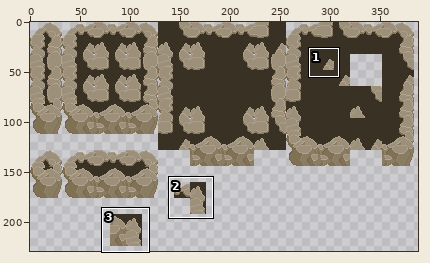
Edited in one commit: pixel-art file (assets/environment/walls perspective TileMap.aseprite). The first picture is a wide view before the edit; the outline marks the close-up.
Close-up. Before:
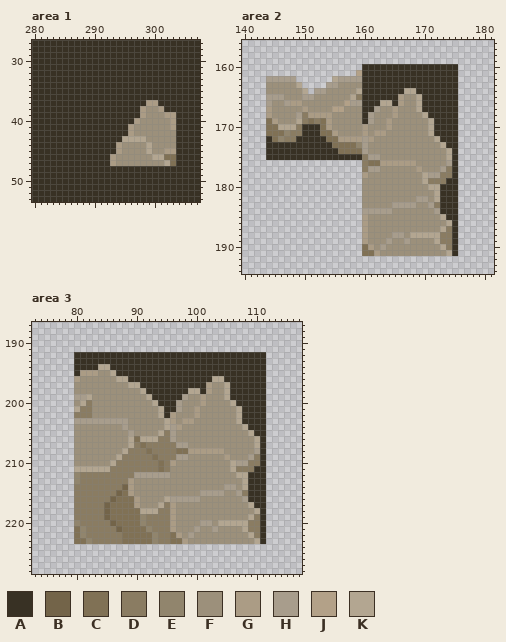
512x256 pixels, 1 frame. Colours within 5 levels of each other are drawn and written as one. Shown: area 1: x 280..307, y 27..53; area 2: x 140..181, y 156..194; area 3: x 73..117, y 187..228. The wide view leaves out empty margins.
Palette (. is transparent): A #383124  B #736449  C #807155  D #8a7c62  E #91856d  F #9c907b  G #ab9c85  H #a89d8c  J #b3a188  K #b3a691
Pixels before, area 1, first column x 280:
27 AAAAAAAAAAAAAAAAAAAAAAAAAAAA
28 AAAAAAAAAAAAAAAAAAAAAAAAAAAA
29 AAAAAAAAAAAAAAAAAAAAAAAAAAAA
30 AAAAAAAAAAAAAAAAAAAAAAAAAAAA
31 AAAAAAAAAAAAAAAAAAAAAAAAAAAA
32 AAAAAAAAAAAAAAAAAAAAAAAAAAAA
33 AAAAAAAAAAAAAAAAAAAAAAAAAAAA
34 AAAAAAAAAAAAAAAAAAAAAAAAAAAA
35 AAAAAAAAAAAAAAAAAAAAAAAAAAAA
36 AAAAAAAAAAAAAAAAAAAAAAAAAAAA
37 AAAAAAAAAAAAAAAAAAAGGAAAAAAA
38 AAAAAAAAAAAAAAAAAAGFFGAAAAAA
39 AAAAAAAAAAAAAAAAAAGFFFGGAAAA
40 AAAAAAAAAAAAAAAAAGFFFFFGAAAA
41 AAAAAAAAAAAAAAAAGFFFFFFGAAAA
42 AAAAAAAAAAAAAAAAGFFFFFFFAAAA
43 AAAAAAAAAAAAAAAKKKKFFFFFAAAA
44 AAAAAAAAAAAAAAGFFFFKFFFFAAAA
45 AAAAAAAAAAAAAAGFFFFKFFGGAAAA
46 AAAAAAAAAAAAAGFFFFFFKKCCAAAA
47 AAAAAAAAAAAAAGFFFFFFFFKCAAAA
48 AAAAAAAAAAAAAAAAAAAAAAAAAAAA
49 AAAAAAAAAAAAAAAAAAAAAAAAAAAA
50 AAAAAAAAAAAAAAAAAAAAAAAAAAAA
51 AAAAAAAAAAAAAAAAAAAAAAAAAAAA
52 AAAAAAAAAAAAAAAAAAAAAAAAAAAA
53 AAAAAAAAAAAAAAAAAAAAAAAAAAAA
Pixels before, area 2, first column x 144:
160 ................AAAAAAAAAAAAAAAA
161 ...............JAAAAAAAAAAAAAAAA
162 HHHHH......KHHHHAAAAAAAAAAAAAAAA
163 FFFFFK....HHFFFFAAAAAAAAAAAAAAAA
164 FFFFFFK.HHFFFFFKAAAAAAAKKAAAAAAA
165 HHHFFFHHFFFFFFKDAAAAAAGFFKAAAAAA
166 HFFHGGFFFFFFFJHHAAAKKAGFFKAAAAAA
167 GFFFFFGFFFFJJFFFAAHFFGFFFKAAAAAA
168 GFFFFHDGGGGFFFFFAHFFFGFFFFKAAAAA
169 CGFFFKDCDCGFFFFFAHFFGFFFFFFKAAAA
170 CCKKKDAAACGFFFFFGFFFGFFFFFFKAAAA
171 CCCEDDAAACCGFFFFGFGGFFFFFFFKAAAA
172 ACEDDAAAAACCGGGGHGFFFFFFFFFFKAAA
173 AAAAAAAAAAACCCCEHFFFFFFFFFFFFKAA
174 AAAAAAAAAAAACCCCHFFFFFFFFFFFFFKA
175 AAAAAAAAAAAAAAAADHHFFFFFFFFFFFKA
176 ................DCCGGGGGGFFFFFHA
177 ................DHHFFFFFFGFFFHDA
178 ................GFFFFFFFFFKHHDDA
179 ................FFFFFFFFFFKDDDAA
180 ................FFFFFFFFFFFKKAAA
181 ................FFFFFFFFFFFFKAAA
182 ................FFFFFFFFFHHFKAAA
183 ................FFFFFHHHHFFHDAAA
184 ................HHHHHFFFFFFFHAAA
185 ................GFFFFFFFFFFFFKAA
186 ................GFFFFFFFFFFFFFKA
187 ................GFFFFFFFFFFFFKDA
188 ................GFFFFHHFKKKKKDDA
189 ................GFFFHFFHFFFFKDDA
190 ................CGFHFFFFFFFFFKDA
191 ................CCGFFFFFFFFFFFKA
Pixels before, area 3, first column x 80:
192 AAAAAAAAAAAAAAAAAAAAAAAAAAAAAAAA
193 AAAAAAAAAAAAAAAAAAAAAAAAAAAAAAAA
194 AAAAKKAAAAAAAAAAAAAAAAAAAAAAAAAA
195 AGGGFFKAAAAAAAAAAAAAAAAAAAAAAAAA
196 GFFFFFFKKAAAAAAAAAAAAAAKKAAAAAAA
197 FFFFFFFFFKKAAAAAAAAAAAGFFKAAAAAA
198 FFFFFFFFFFFKAAAAAAAKKAGFFKAAAAAA
199 HHKFFFFFFFFFKAAAAAHFFGFFFKAAAAAA
200 FKDFFFFFFFFFFKAAAHFFFGFFFFKAAAAA
201 KDDFFFFFFFFFFFKAAHFFGFFFFFFKAAAA
202 DDDFFFFFFFFFFFKAGFFFGFFFFFFKAAAA
203 HHHHHHHHHFFFFFFKGFGGFFFFFFFKAAAA
204 FFFFFFFFHFFFFFFKHGFFFFFFFFFFKAAA
205 FFFFFFFFFHFFFFKDHFFFFFFFFFFFFKAA
206 FFFFFFFFFKCKKKDDHFFFFFFFFFFFFFKA
207 FFFFFFFFFKDCDDDDDHHFFFFFFFFFFFKA
208 FFFFFFFFKDDDCDDDDCCGGGGGGFFFFFHA
209 FFFFFFFKDDDDDCDDDHHFFFFFFGFFFHDA
210 FFFFFFKDDDDDDDCDGFFFFFFFFFKHHDDA
211 KKKKKKDDDDDDDDCDFFFFFFFFFFKDDDAA
212 EDDDDDDDDDHHHHHHFFFFFFFFFFFKKAAA
213 EDDDDDDDDGFFFFFFFFFFFFFFFFFFKAAA
214 DDDDDDDDBGFFFFFFFFFFFFFFFHHFKAAA
215 DDDDDDDBCGFFFFFFFFFFFHHHHFFHDAAA
216 DDDDDDBCCCGFFFFKHHHHHFFFFFFFHAAA
217 DDDDDBCCCCGFFFKDGFFFFFFFFFFFFKAA
218 DDDDDBCCCCCKKKDDGFFFFFFFFFFFFFKA
219 DDDDDBCCCCCEDDDDGFFFFFFFFFFFFKDA
220 EDDDDDBCCCCEDDDDGFFFFHHFKKKKKDDA
221 CEDDDDDBCCCCEDDDGFFFHFFHFFFFKDDA
222 CEDDDDDDCCCCCEDDCGFHFFFFFFFFFKDA
223 CCEDDDDDCCCCCEDDCCGFFFFFFFFFFFKA
Once edited:
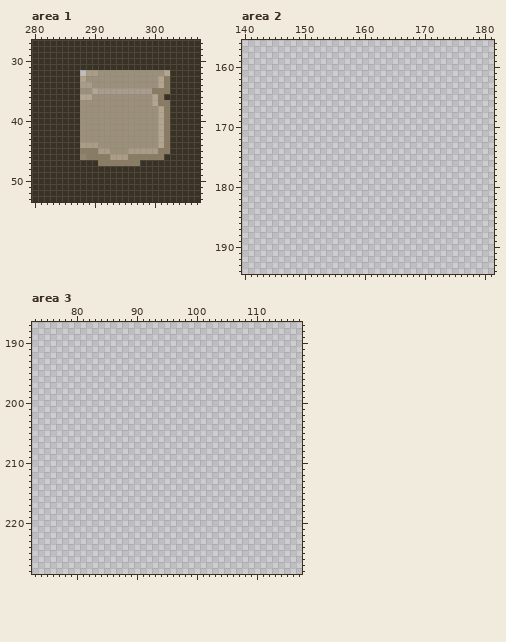
Diff:
Area 1:
y 32: x 288..302 AAAAAAAAAAAAAAA -> .GGFFFFFFFFFFFK
y 33: x 288..302 AAAAAAAAAAAAAAA -> JFFFFFFFFFFFFKD
y 34: x 288..302 AAAAAAAAAAAAAAA -> HHFFFFFFFFFFFKD
y 35: x 288..302 AAAAAAAAAAAAAAA -> FFKHHHHHHHHHDDD
y 36: x 288..301 AAAAAAAAAAAAAA -> KKFFFFFFFFFFKD
y 37: x 288..302 AAAAAAAAAAAGGAA -> FFFFFFFFFFFFKDD
y 38: x 288..298 AAAAAAAAAAG -> FFFFFFFFFFF; x 301..302 GA -> KD
y 39: x 288..298 AAAAAAAAAAG -> FFFFFFFFFFF; x 301..303 FGG -> KDA
y 40: x 288..297 AAAAAAAAAG -> FFFFFFFFFF; x 301..303 FFG -> KDA
y 41: x 288..296 AAAAAAAAG -> FFFFFFFFF; x 301..303 FFG -> KDA
y 42: x 288..296 AAAAAAAAG -> FFFFFFFFF; x 301..303 FFF -> KDA
y 43: x 288..298 AAAAAAAKKKK -> FFFFFFFFFFF; x 301..303 FFF -> KDA
y 44: x 288..294 AAAAAAG -> GGGFFFF; x 299 K -> F; x 301..303 FFF -> KDA
y 45: x 288..294 AAAAAAG -> DDDGGFF; x 296..303 FFFKFFGG -> GGGGGDDA
y 46: x 288..292 AAAAA -> EDDDD; x 294..303 FFFFFFKKCC -> GGDDDDDDAA
y 47: x 291..303 AAGFFFFFFFFKC -> DDDDDDDAAAAAA
Area 2:
y 160: x 160..175 AAAAAAAAAAAAAAAA -> ................
y 161: x 159..175 JAAAAAAAAAAAAAAAA -> .................
y 162: x 144..148 HHHHH -> .....; x 155..175 KHHHHAAAAAAAAAAAAAAAA -> .....................
y 163: x 144..149 FFFFFK -> ......; x 154..175 HHFFFFAAAAAAAAAAAAAAAA -> ......................
y 164: x 144..150 FFFFFFK -> .......; x 152..175 HHFFFFFKAAAAAAAKKAAAAAAA -> ........................
y 165: x 144..175 HHHFFFHHFFFFFFKDAAAAAAGFFKAAAAAA -> ................................
y 166: x 144..175 HFFHGGFFFFFFFJHHAAAKKAGFFKAAAAAA -> ................................
y 167: x 144..175 GFFFFFGFFFFJJFFFAAHFFGFFFKAAAAAA -> ................................
y 168: x 144..175 GFFFFHDGGGGFFFFFAHFFFGFFFFKAAAAA -> ................................
y 169: x 144..175 CGFFFKDCDCGFFFFFAHFFGFFFFFFKAAAA -> ................................
y 170: x 144..175 CCKKKDAAACGFFFFFGFFFGFFFFFFKAAAA -> ................................
y 171: x 144..175 CCCEDDAAACCGFFFFGFGGFFFFFFFKAAAA -> ................................
y 172: x 144..175 ACEDDAAAAACCGGGGHGFFFFFFFFFFKAAA -> ................................
y 173: x 144..175 AAAAAAAAAAACCCCEHFFFFFFFFFFFFKAA -> ................................
y 174: x 144..175 AAAAAAAAAAAACCCCHFFFFFFFFFFFFFKA -> ................................
y 175: x 144..175 AAAAAAAAAAAAAAAADHHFFFFFFFFFFFKA -> ................................
y 176: x 160..175 DCCGGGGGGFFFFFHA -> ................
y 177: x 160..175 DHHFFFFFFGFFFHDA -> ................
y 178: x 160..175 GFFFFFFFFFKHHDDA -> ................
y 179: x 160..175 FFFFFFFFFFKDDDAA -> ................
y 180: x 160..175 FFFFFFFFFFFKKAAA -> ................
y 181: x 160..175 FFFFFFFFFFFFKAAA -> ................
y 182: x 160..175 FFFFFFFFFHHFKAAA -> ................
y 183: x 160..175 FFFFFHHHHFFHDAAA -> ................
y 184: x 160..175 HHHHHFFFFFFFHAAA -> ................
y 185: x 160..175 GFFFFFFFFFFFFKAA -> ................
y 186: x 160..175 GFFFFFFFFFFFFFKA -> ................
y 187: x 160..175 GFFFFFFFFFFFFKDA -> ................
y 188: x 160..175 GFFFFHHFKKKKKDDA -> ................
y 189: x 160..175 GFFFHFFHFFFFKDDA -> ................
y 190: x 160..175 CGFHFFFFFFFFFKDA -> ................
y 191: x 160..175 CCGFFFFFFFFFFFKA -> ................
Area 3:
y 192..193: x 80..111 AAAAAAAAAAAAAAAAAAAAAAAAAAAAAAAA -> ................................
y 194: x 80..111 AAAAKKAAAAAAAAAAAAAAAAAAAAAAAAAA -> ................................
y 195: x 80..111 AGGGFFKAAAAAAAAAAAAAAAAAAAAAAAAA -> ................................
y 196: x 80..111 GFFFFFFKKAAAAAAAAAAAAAAKKAAAAAAA -> ................................
y 197: x 80..111 FFFFFFFFFKKAAAAAAAAAAAGFFKAAAAAA -> ................................
y 198: x 80..111 FFFFFFFFFFFKAAAAAAAKKAGFFKAAAAAA -> ................................
y 199: x 80..111 HHKFFFFFFFFFKAAAAAHFFGFFFKAAAAAA -> ................................
y 200: x 80..111 FKDFFFFFFFFFFKAAAHFFFGFFFFKAAAAA -> ................................
y 201: x 80..111 KDDFFFFFFFFFFFKAAHFFGFFFFFFKAAAA -> ................................
y 202: x 80..111 DDDFFFFFFFFFFFKAGFFFGFFFFFFKAAAA -> ................................
y 203: x 80..111 HHHHHHHHHFFFFFFKGFGGFFFFFFFKAAAA -> ................................
y 204: x 80..111 FFFFFFFFHFFFFFFKHGFFFFFFFFFFKAAA -> ................................
y 205: x 80..111 FFFFFFFFFHFFFFKDHFFFFFFFFFFFFKAA -> ................................
y 206: x 80..111 FFFFFFFFFKCKKKDDHFFFFFFFFFFFFFKA -> ................................
y 207: x 80..111 FFFFFFFFFKDCDDDDDHHFFFFFFFFFFFKA -> ................................
y 208: x 80..111 FFFFFFFFKDDDCDDDDCCGGGGGGFFFFFHA -> ................................
y 209: x 80..111 FFFFFFFKDDDDDCDDDHHFFFFFFGFFFHDA -> ................................
y 210: x 80..111 FFFFFFKDDDDDDDCDGFFFFFFFFFKHHDDA -> ................................
y 211: x 80..111 KKKKKKDDDDDDDDCDFFFFFFFFFFKDDDAA -> ................................
y 212: x 80..111 EDDDDDDDDDHHHHHHFFFFFFFFFFFKKAAA -> ................................
y 213: x 80..111 EDDDDDDDDGFFFFFFFFFFFFFFFFFFKAAA -> ................................
y 214: x 80..111 DDDDDDDDBGFFFFFFFFFFFFFFFHHFKAAA -> ................................
y 215: x 80..111 DDDDDDDBCGFFFFFFFFFFFHHHHFFHDAAA -> ................................
y 216: x 80..111 DDDDDDBCCCGFFFFKHHHHHFFFFFFFHAAA -> ................................
y 217: x 80..111 DDDDDBCCCCGFFFKDGFFFFFFFFFFFFKAA -> ................................
y 218: x 80..111 DDDDDBCCCCCKKKDDGFFFFFFFFFFFFFKA -> ................................
y 219: x 80..111 DDDDDBCCCCCEDDDDGFFFFFFFFFFFFKDA -> ................................
y 220: x 80..111 EDDDDDBCCCCEDDDDGFFFFHHFKKKKKDDA -> ................................
y 221: x 80..111 CEDDDDDBCCCCEDDDGFFFHFFHFFFFKDDA -> ................................
y 222: x 80..111 CEDDDDDDCCCCCEDDCGFHFFFFFFFFFKDA -> ................................
y 223: x 80..111 CCEDDDDDCCCCCEDDCCGFFFFFFFFFFFKA -> ................................
Pixel boxes of the changes (left, top, right, bottom) in both close-ups:
changed: (80, 70, 176, 166)
erased: (266, 64, 458, 256)
erased: (74, 352, 266, 544)
